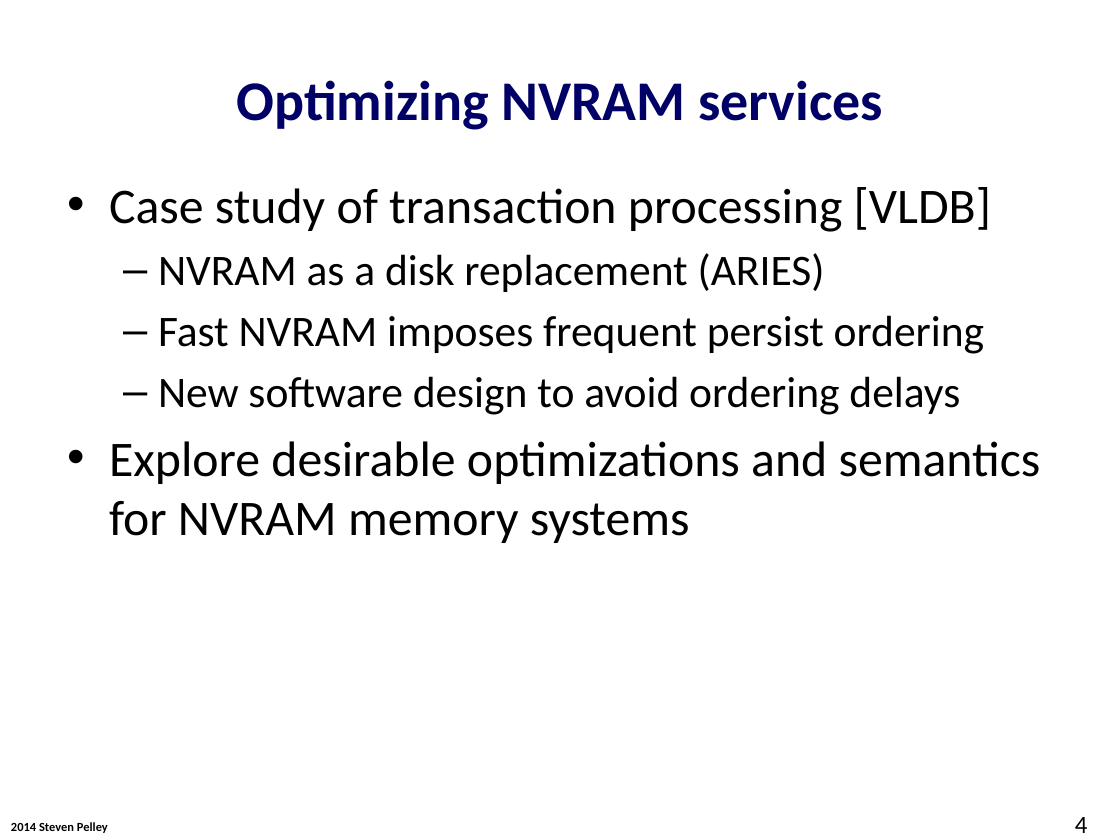
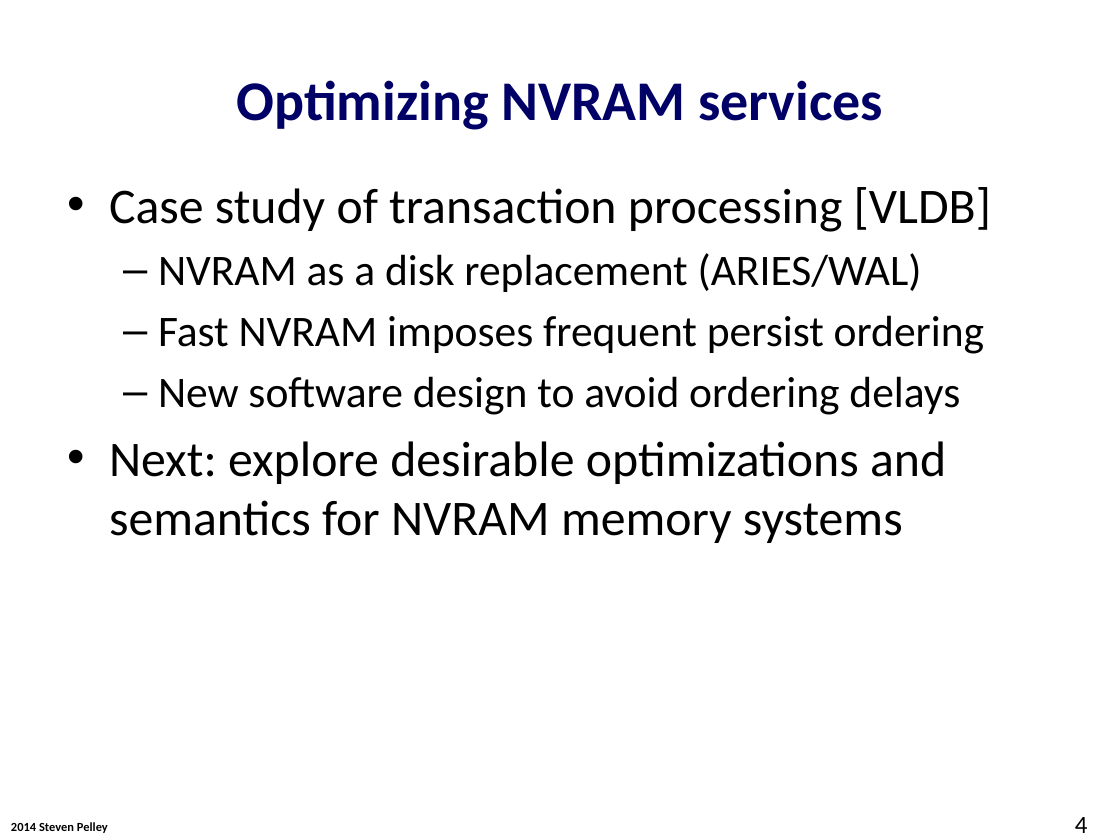
Before and after one commit to Abulila/dissertation, a slide deck: slide 4 of proposal/NVMW.pptx. Drawn at 1120x840 pixels with LibreOffice and Linux fonts; fonts in the diff are those of the drawing; background and template pictures are left out. Boxes give left, top, right and bottom in pixels: in the first picture for what was removed or moved away, otherwise in the second. Text is boxed around its words. In the diff, an @@ line names an element or a change of style, - is before the commit and + after.

```diff
--- a/proposal/NVMW.pptx
+++ b/proposal/NVMW.pptx
@@ text at <box>158,253,922,292</box>: text changed @@
-  – NVRAM as a disk replacement (ARIES)
+  – NVRAM as a disk replacement (ARIES/WAL)
@@ text at <box>109,441,946,543</box>: text changed @@
-• Explore desirable optimizations and semantics for NVRAM memory systems
+• Next: explore desirable optimizations and semantics for NVRAM memory systems
```
Also in this commit, not shown: 10 other slides changed, 2 slides added.
